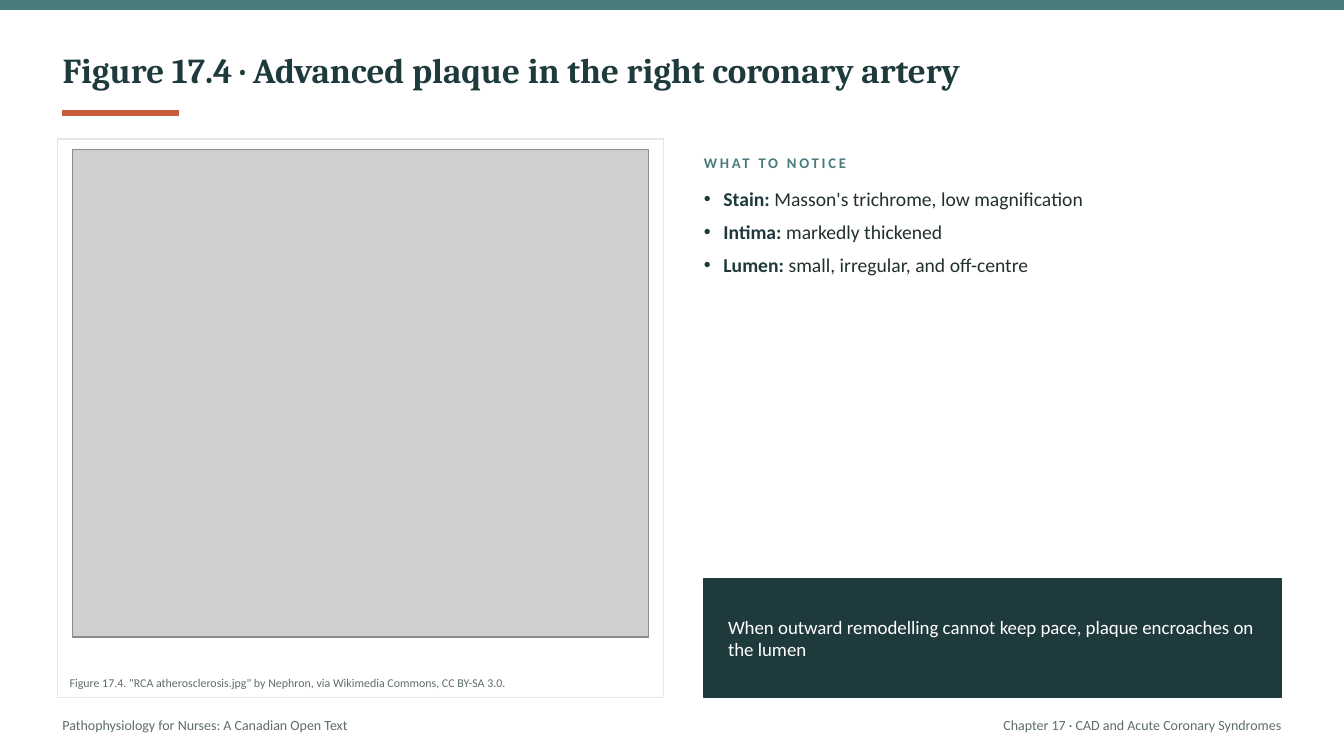
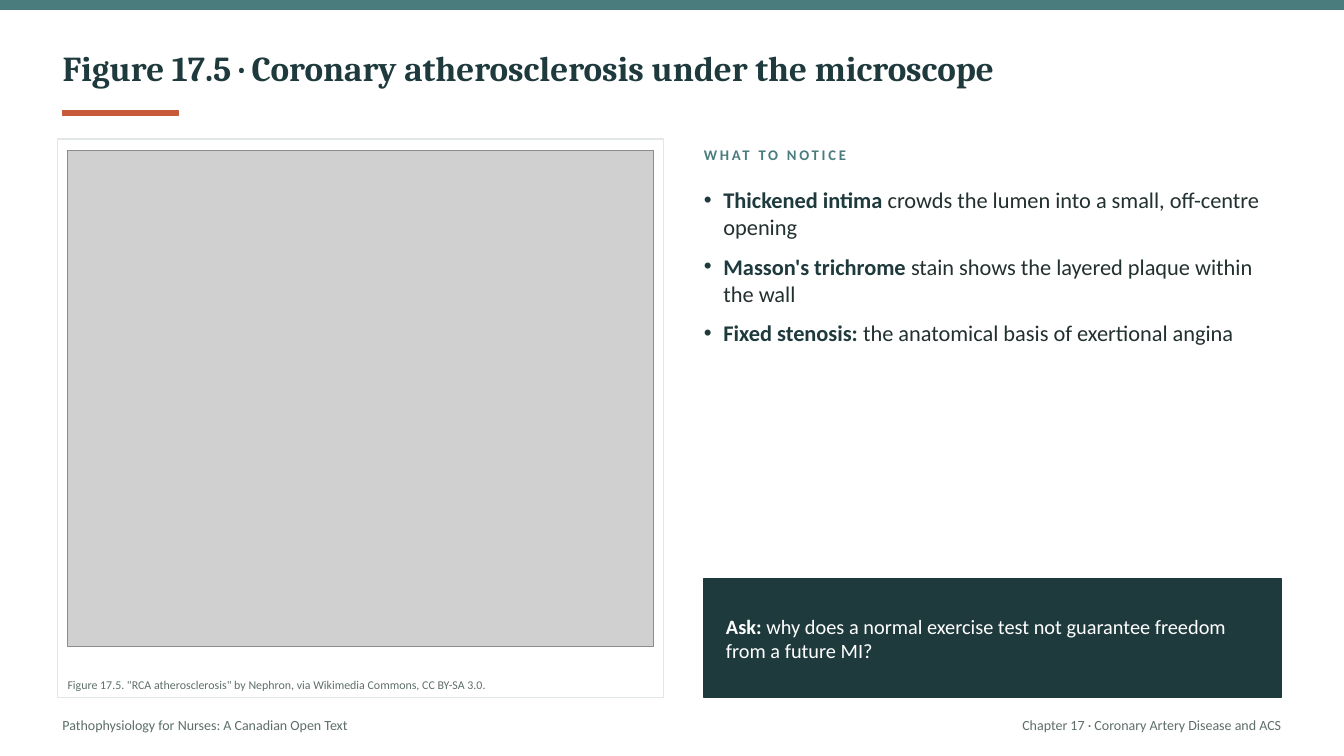
Before and after one commit to andrewleenl/opensourcenursing, a slide deck: slide 12 of Ch17_Coronary_Artery_Disease_and_Acute_Coronary_Syndromes_Lecture_Presentation.pptx (slide 13 before the commit). Drawn at 1344x756 pixels with LibreOffice and Linux fonts; fonts in the diff are those of the drawing; grey boxes stand for pictures. Boxes give left, top, right and bottom in pixels: in the first picture for what was removed or moved away, otherwise in the second. Text is boxed around its words. In the diff, an @@ line names an element or a change of style, - is before the commit and + after.

```diff
--- a/Ch17_Coronary_Artery_Disease_and_Acute_Coronary_Syndromes_Lecture_Presentation.pptx
+++ b/Ch17_Coronary_Artery_Disease_and_Acute_Coronary_Syndromes_Lecture_Presentation.pptx
@@ title at [63, 56, 994, 89]: text changed @@
-Figure 17.4 · Advanced plaque in the right coronary artery
+Figure 17.5 · Coronary atherosclerosis under the microscope
@@ text "WHAT TO NOTICE" at [704, 146, 1281, 176]: vertical alignment middle to top @@
@@ picture: place and size @@
-picture at [73, 149, 649, 637]
+picture at [68, 150, 653, 646]
@@ text at [723, 192, 1259, 345]: text changed; size 14 to 16 pt @@
-• Stain: Masson's trichrome, low magnification
-• Intima: markedly thickened
-• Lumen: small, irregular, and off-centre
+• Thickened intima crowds the lumen into a small, off-centre opening
+• Masson's trichrome stain shows the layered plaque within the wall
+• Fixed stenosis: the anatomical basis of exertional angina
@@ text at [726, 619, 1226, 658]: text changed; size 13.5 to 14.5 pt @@
-When outward remodelling cannot keep pace, plaque encroaches on the lumen
+Ask: why does a normal exercise test not guarantee freedom from a future MI?
@@ text at [68, 681, 485, 691]: text changed @@
-Figure 17.4. "RCA atherosclerosis.jpg" by Nephron, via Wikimedia Commons, CC BY-SA 3.0.
+Figure 17.5. "RCA atherosclerosis" by Nephron, via Wikimedia Commons, CC BY-SA 3.0.
@@ text at [1022, 720, 1281, 732]: text changed @@
-Chapter 17 · CAD and Acute Coronary Syndromes
+Chapter 17 · Coronary Artery Disease and ACS
```
Also in this commit, not shown: 7 other slides changed, 47 slides added, 59 slides removed, 1 other file.
